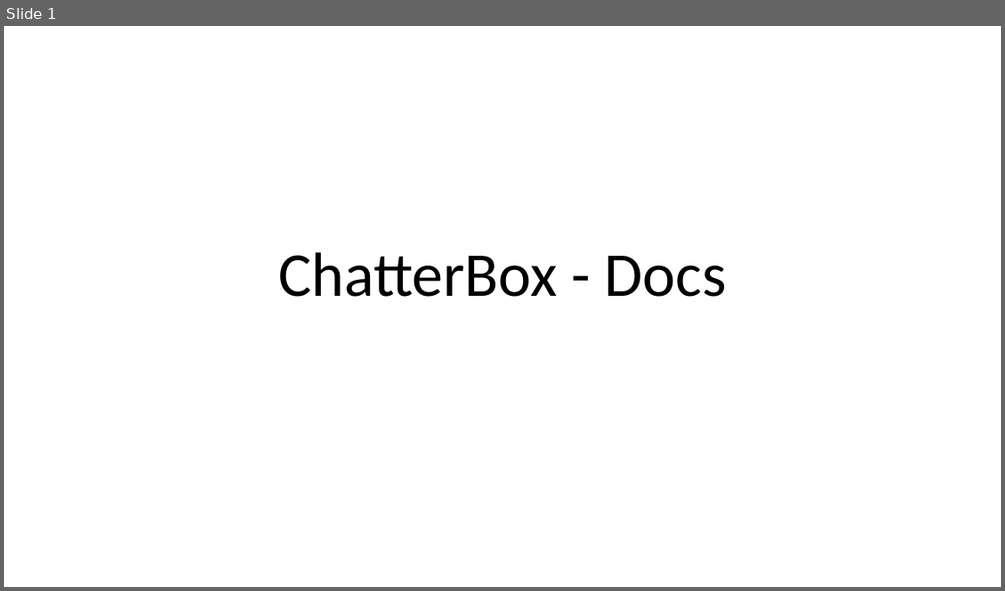
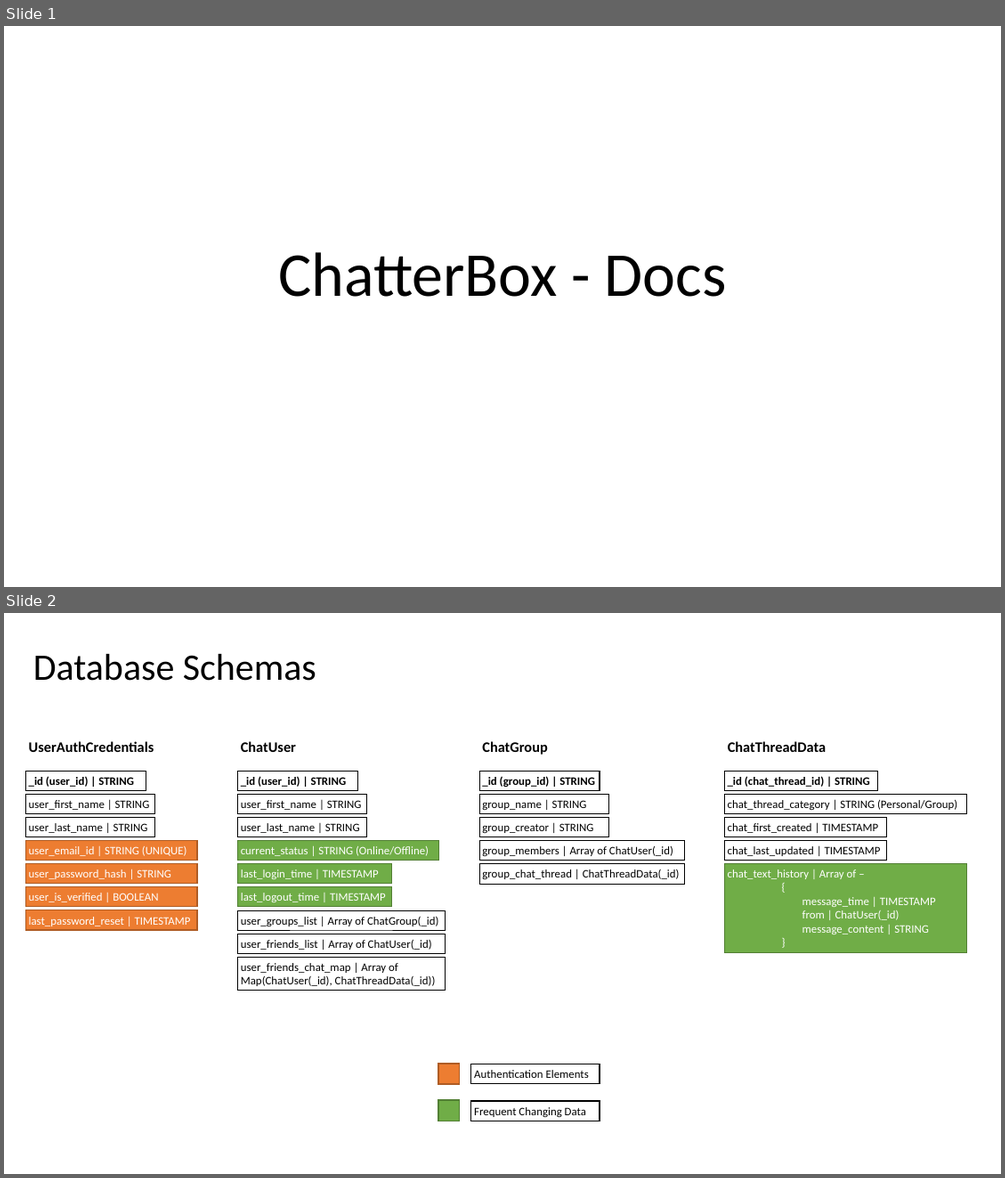
Before and after one commit to Sourav-98/Ping.Me-ChatApplication, a slide deck: Docs/chatterbox-db-schemas.pptx. Shown one above the other, each under a label of ours: slide 1 before the commit, slides 1 and 2 after it. The pictures are 1005x591 and 1005x1178 pixels, drawn with LibreOffice and Linux fonts; fonts in the diff are those of the drawing. Boxes give left, top, right and bottom in pixels: in the first picture for what was removed or moved away, otherwise in the second. Text is boxed around its words. In the diff, an @@ line names an element or a change of style, - is before the commit and + after.

Commit message:
Updated dummy Friends and Groups Lists rendering

```diff
--- a/Docs/chatterbox-db-schemas.pptx
+++ b/Docs/chatterbox-db-schemas.pptx
@@ slide 2 added at <box>4,613,1001,1174</box>, background #FFFFFF @@
@@ title added at <box>33,654,316,681</box>, 36 pt, text #000000 @@
+Database Schemas
@@ text added at <box>29,741,154,752</box>, 14 pt, text #000000, bold @@
+UserAuthCredentials
@@ group added at <box>238,741,445,990</box>: 9 rectangles, 1 text @@
+_id (user_id) | STRING
+user_first_name | STRING
+user_last_name | STRING
+current_status | STRING (Online/Offline)
+last_login_time | TIMESTAMP
+last_logout_time | TIMESTAMP
+user_groups_list | Array of ChatGroup(_id)
+user_friends_list | Array of ChatUser(_id)
+user_friends_chat_map | Array of Map(ChatUser(_id), ChatThreadData(_id))
+ChatUser
@@ group added at <box>479,741,684,883</box>: 5 rectangles, 1 text @@
+_id (group_id) | STRING
+group_name | STRING
+group_creator | STRING
+group_members | Array of ChatUser(_id)
+group_chat_thread | ChatThreadData(_id)
+ChatGroup
@@ group added at <box>725,741,967,952</box>: 5 rectangles, 1 text @@
+_id (chat_thread_id) | STRING
+chat_thread_category | STRING (Personal/Group)
+chat_first_created | TIMESTAMP
+chat_last_updated | TIMESTAMP
+chat_text_history | Array of –
+{
+message_time | TIMESTAMP
+from | ChatUser(_id)
+message_content | STRING
+}
+ChatThreadData
@@ rectangle added at <box>25,771,146,790</box>, fill #FFFFFF, outline #000000 1 pt, 11 pt, text #000000, bold @@
+_id (user_id) | STRING
@@ rectangle added at <box>25,794,155,813</box>, fill #FFFFFF, outline #000000 0.5 pt, 11 pt, text #000000 @@
+user_first_name | STRING
@@ rectangle added at <box>25,817,155,836</box>, fill #FFFFFF, outline #000000 0.5 pt, 11 pt, text #000000 @@
+user_last_name | STRING
@@ rectangle added at <box>25,840,197,860</box>, fill #ED7D31, outline #AF5C24 1 pt, 11 pt, text #FFFFFF @@
+user_email_id | STRING (UNIQUE)
@@ rectangle added at <box>25,863,197,883</box>, fill #ED7D31, outline #AF5C24 1 pt, 11 pt, text #FFFFFF @@
+user_password_hash | STRING
@@ rectangle added at <box>25,887,197,906</box>, fill #ED7D31, outline #AF5C24 1 pt, 11 pt, text #FFFFFF @@
+user_is_verified | BOOLEAN
@@ rectangle added at <box>25,910,197,929</box>, fill #ED7D31, outline #AF5C24 1 pt, 11 pt, text #FFFFFF @@
+last_password_reset | TIMESTAMP
@@ group added at <box>438,1063,600,1121</box>: 4 rectangles @@
+Authentication Elements
+Frequent Changing Data
```
Also in this commit, not shown: 1 other slide added, 1 slide removed, 16 other files.
